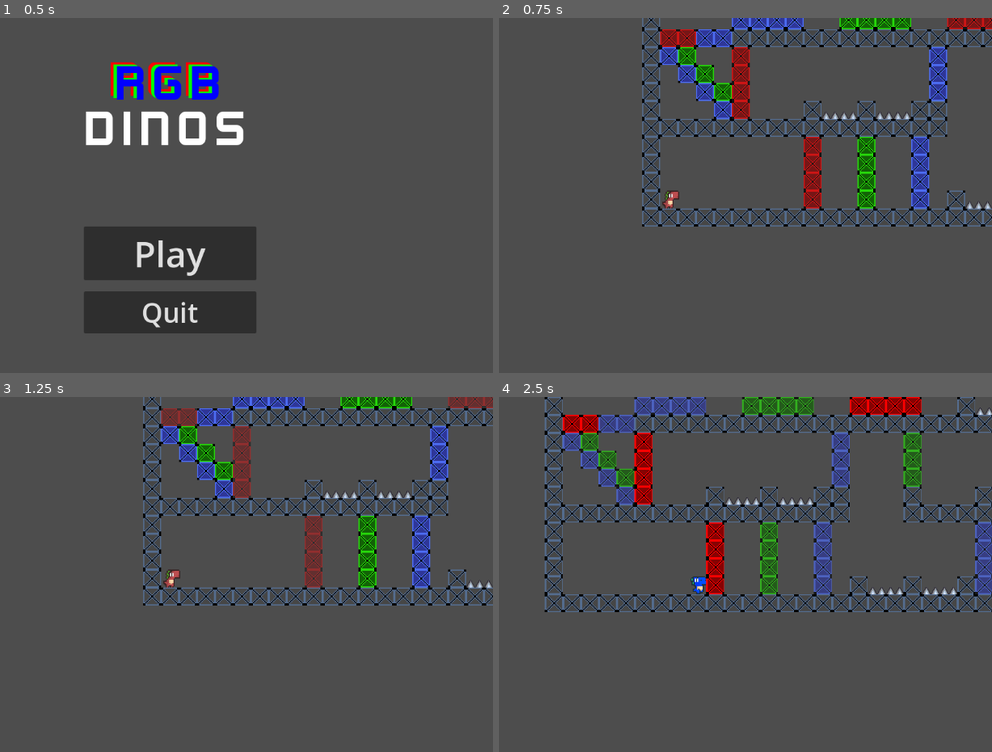
Above: before the commit, frames 1-4 (two rows, left to right).
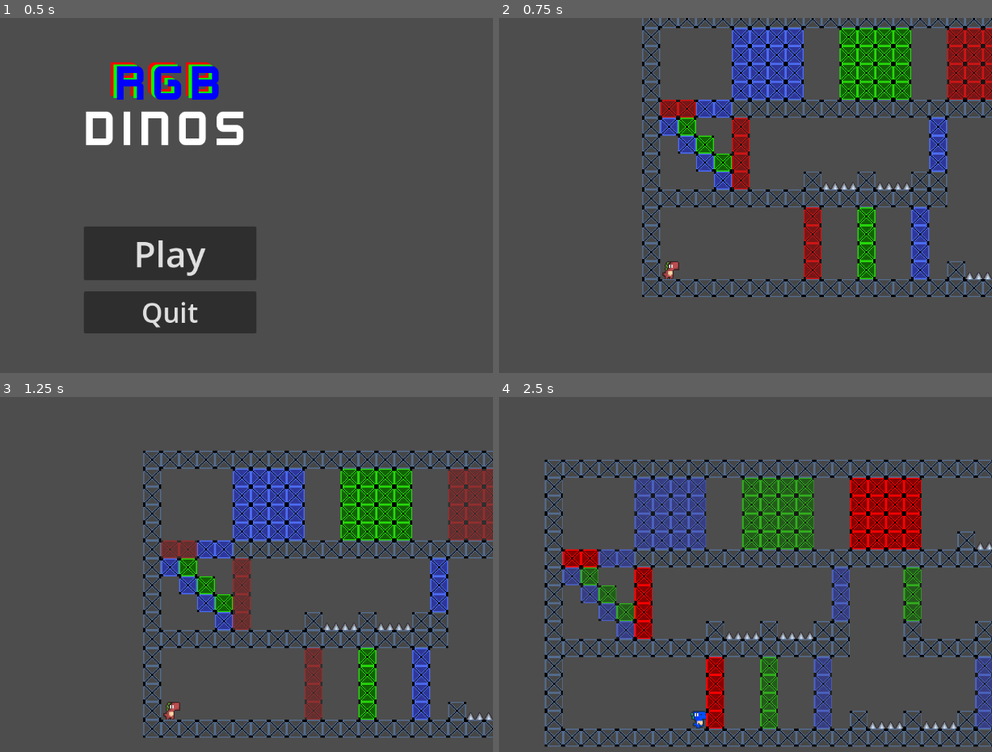
Above: after the commit, the same moments.

Repository: jdkopala/rgb-dinos
Game: Godot game, scene res://Scenes/menu.tscn
Same seed, same stepped clock (60 frames per second), same inputs: the game is played once before the commit and once after it.
Inputs:
- Up to frame 1 (0.5 s): no input
- Up to frame 2 (0.75 s): click "Play" at 0.5 s
- Up to frame 3 (1.25 s): no input
- Up to frame 4 (2.5 s): hold D (right) from 1.28 s (still down); tap E (toggle_color) at 1.35, 2.3 s; tap Space (jump) at 1.52, 2.27 s; tap S (dash) at 2.1 s

Frame 1 is identical in both runs. In frame 2, 28% of the frame differs, in the area x 29-100%, y 0-79%; in frame 3, 32%; in frame 4, 41%, in the area x 9-100%, y 0-99%.

Commit message:
Add music for levels and level complete

Diff:
--- a/Scenes/main.tscn
+++ b/Scenes/main.tscn
@@ -1,6 +1,11 @@
-[gd_scene load_steps=2 format=3 uid="uid://dqwgxytj8siqj"]
+[gd_scene load_steps=3 format=3 uid="uid://dqwgxytj8siqj"]
 
 [ext_resource type="Script" uid="uid://c7hyd1e1qu8se" path="res://Scripts/main.gd" id="1_jjgbg"]
+[ext_resource type="AudioStream" uid="uid://ci75bva6ap46r" path="res://Assets/Sounds/Puzzles.ogg" id="2_bo1nx"]
 
 [node name="Main" type="Node"]
 script = ExtResource("1_jjgbg")
+
+[node name="AudioStreamPlayer" type="AudioStreamPlayer" parent="."]
+stream = ExtResource("2_bo1nx")
+parameters/looping = true
--- a/Scripts/GameManager.gd
+++ b/Scripts/GameManager.gd
@@ -2,11 +2,14 @@
 
 var current_level: int = 0
 var level_scenes = []
-var completed_levels = []
+var completed_levels: Array[int] = []
 
 var main_scene: Node = null
+var audio_stream: AudioStreamPlayer = null
 var current_stage: Node = null
 var UI: Node = null
+
+@onready var level_music: AudioStream = preload("res://Assets/Sounds/Puzzles.ogg")
 
 func _ready():
 	var dir = DirAccess.open('res://Scenes/Levels')
@@ -27,6 +30,7 @@
 
 func start_game(main_scene_ref: Node):
 	main_scene = main_scene_ref
+	audio_stream = main_scene.get_node("AudioStreamPlayer")
 	load_level(current_level)
 
 func load_level(level_index: int):
@@ -39,13 +43,18 @@
 
 	current_stage = level_scenes[current_level].instantiate()
 	main_scene.call_deferred("add_child", current_stage)
+	play_looped_audio(level_music)
 
 func level_complete():
-	#TODO: Store the completed level index for a level select menu later
+	stop_audio()
+	#TODO: Create Level Select
+	if !completed_levels.find(current_level, 0):
+		completed_levels.append(current_level)
 	var goal = main_scene.get_node('LevelScene').get_node('Goal')
 	goal.level_complete_animate()
 
 func show_level_complete_ui():
+	stop_audio()
 	if current_stage:
 		current_stage.queue_free()
 	var level_complete_scene = load("res://Scenes/LevelComplete.tscn").instantiate()
@@ -53,6 +62,7 @@
 	main_scene.add_child(UI)
 
 func show_game_over_ui():
+	stop_audio()
 	if current_stage:
 		current_stage.queue_free()
 	var game_over_scene = load('res://Scenes/GameOver.tscn').instantiate()
@@ -69,3 +79,14 @@
 		UI.queue_free()
 	current_level += 1
 	load_level(current_level)
+
+func play_looped_audio(audio: AudioStream):
+	audio_stream.stream = audio
+	audio_stream.play()
+
+func play_audio(audio: AudioStream):
+	audio_stream.stream = audio
+	audio_stream.play()
+
+func stop_audio():
+	audio_stream.stop()
--- a/Scripts/level_complete.gd
+++ b/Scripts/level_complete.gd
@@ -1,14 +1,16 @@
 extends Control
 
 @onready var label = $Label
+# TODO: Solve the error caused by this button being absent from GameOver screen
 @onready var nextBtn = $VBoxContainer/NextBtn
+@onready var victory_music = preload("res://Assets/Sounds/Victory.ogg")
 
 func _ready():
 	if GameManager.current_level >= GameManager.level_scenes.size() - 1:
 		label.text = "Thanks for playing!"
 		if nextBtn:
 			nextBtn.disabled = true
-	# TODO: Play victory music from assets
+	GameManager.play_audio(victory_music)
 	pass
 
 func _on_next_btn_pressed() -> void:
--- a/Scripts/player.gd
+++ b/Scripts/player.gd
@@ -38,6 +38,8 @@
 func _ready():
 	current_character = dino_scenes[DinoColor.RED].instantiate()
 	add_child(current_character)
+	# TODO: Remove this camera offset if it sucks when levels start to come together
+	camera.global_position.y = clamp(camera.global_position.y, -100000, 340)
 
 func _physics_process(delta: float) -> void:
 	var sprite = current_character.get_node("AnimatedSprite2D")
@@ -45,11 +47,13 @@
 	if !freeze_controls:
 		# TODO: lift up camera postion so the player character sits closer to the bottom of the screen
 		# if the character falls off the screen
-		if current_character.global_position.y > 650:
+		if current_character.global_position.y > 750:
 			is_dead = true
 
 		if current_character:
 			var target_position = current_character.global_position
+			# TODO: Remove this camera offset if it sucks when levels start to come together
+			target_position.y = clamp(target_position.y, -100000, 340)
 			camera.global_position = camera.global_position.lerp(target_position, camera.position_smoothing_speed * delta)
 
 		if not current_character.is_on_floor():
@@ -107,11 +111,11 @@
 		set_animation('Idle')
 
 	if is_dead:
+		GameManager.stop_audio()
 		current_character.velocity = Vector2(0,0)
 		freeze_controls = true
-		#TODO: Add SFX and UI
+		#TODO: Add SFX
 		set_animation('Die')
-		#GameManager.show_game_over_ui()
 
 	current_character.move_and_slide()
 	flip_sprite = sprite.flip_h
@@ -122,7 +126,7 @@
 
 	remove_child(current_character)
 	var next_dino = dino_scenes[current_color].instantiate()
-	next_dino.get_child(0).flip_h = flip_sprite
+	next_dino.get_node("AnimatedSprite2D").flip_h = flip_sprite
 	next_dino.position = current_character.position
 	current_character = next_dino
 	add_child(next_dino)
